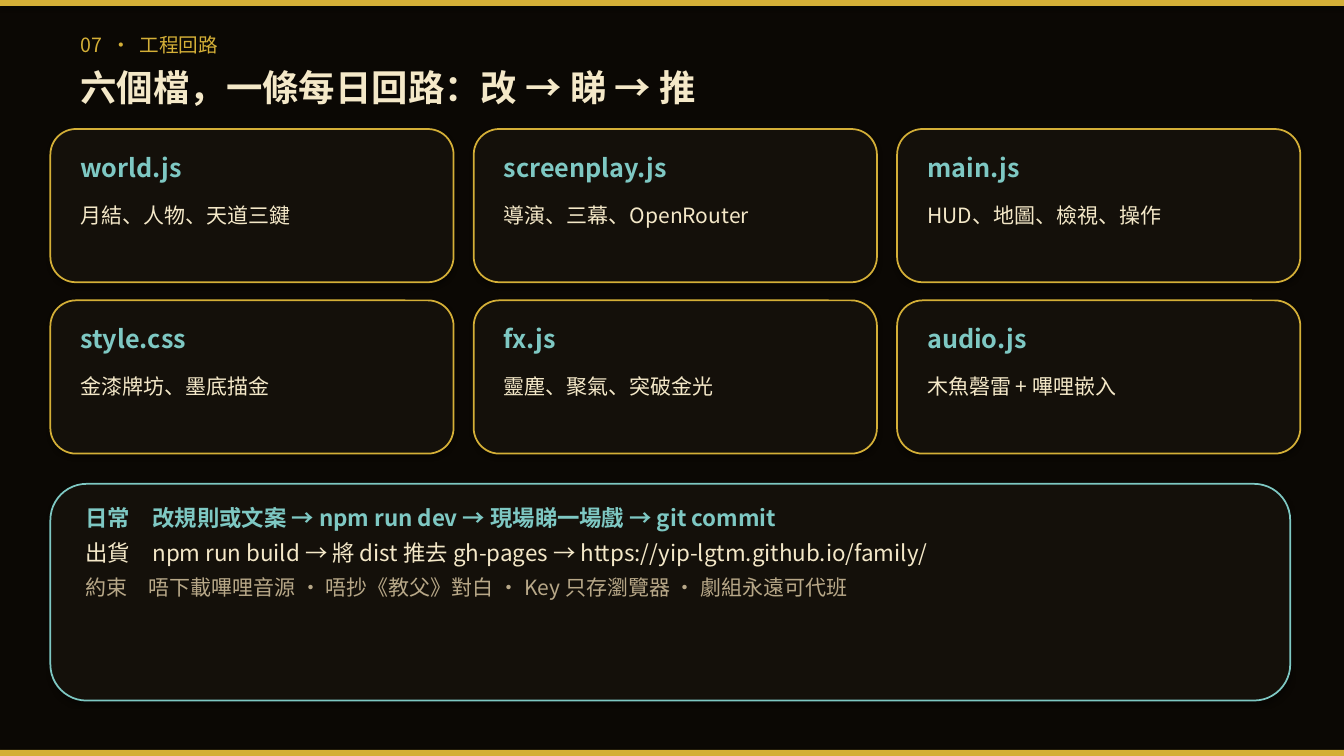
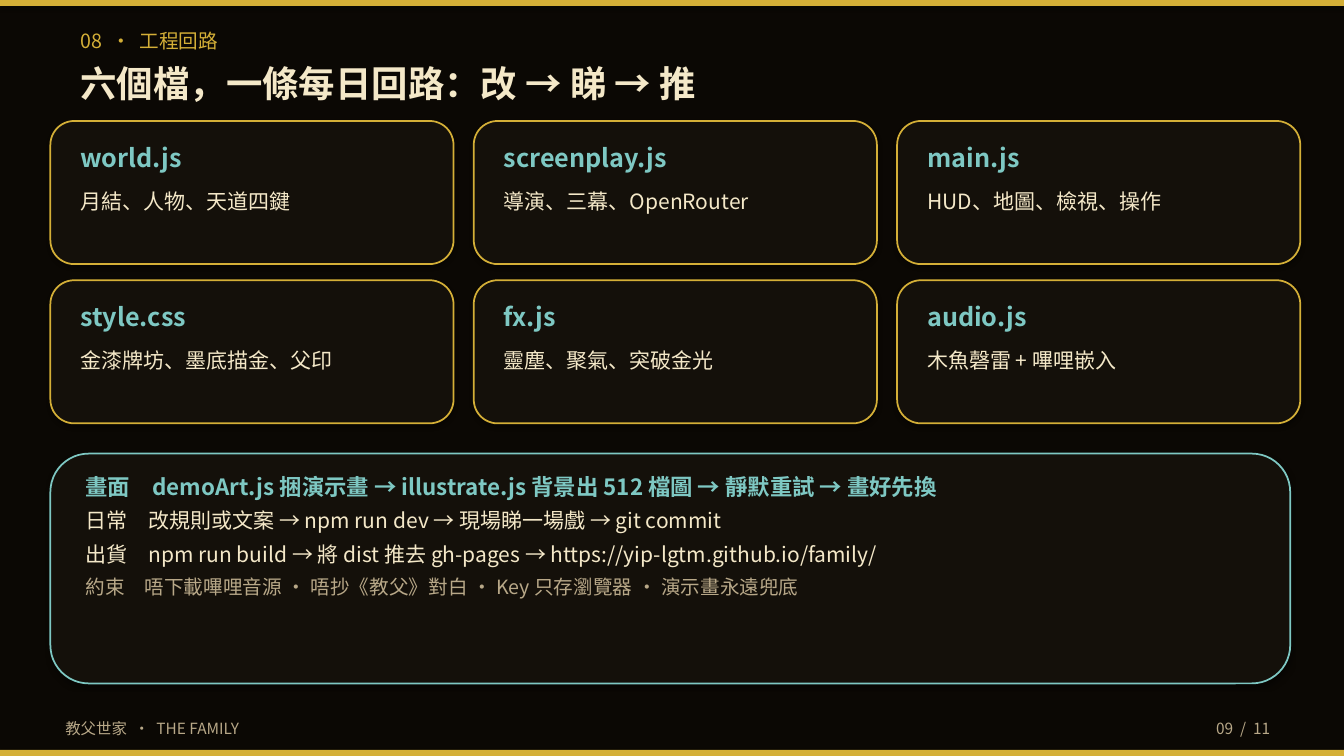
Before and after one commit to yip-lgtm/family, a slide deck: slide 9 of docs/教父世家-3分鐘簡報.pptx (slide 8 before the commit). Drawn at 1344x756 pixels with LibreOffice and Linux fonts; fonts in the diff are those of the drawing. Boxes give left, top, right and bottom in pixels: in the first picture for what was removed or moved away, otherwise in the second. Text is boxed around its words. In the diff, an @@ line names an element or a change of style, - is before the commit and + after.

```diff
--- a/docs/教父世家-3分鐘簡報.pptx
+++ b/docs/教父世家-3分鐘簡報.pptx
@@ text at [80, 31, 218, 50]: text changed @@
-07 · 工程回路
+08 · 工程回路
@@ rounded rectangle: place and size @@
-rounded rectangle at [50, 129, 454, 282]
+rounded rectangle at [50, 121, 454, 264]
@@ rounded rectangle: place and size @@
-rounded rectangle at [474, 129, 877, 282]
+rounded rectangle at [474, 121, 877, 264]
@@ rounded rectangle: place and size @@
-rounded rectangle at [897, 129, 1301, 282]
+rounded rectangle at [897, 121, 1301, 264]
@@ 3 texts: place and size @@
-3 texts at [80, 156, 1019, 183]
+3 texts at [80, 146, 1019, 173]
@@ text at [80, 191, 290, 211]: text changed @@
-月結、人物、天道三鍵
+月結、人物、天道四鍵
@@ text "導演、三幕、OpenRouter": place and size @@
-text "導演、三幕、OpenRouter" at [504, 205, 749, 228]
+text "導演、三幕、OpenRouter" at [504, 191, 749, 214]
@@ text "HUD、地圖、檢視、操作": place and size @@
-text "HUD、地圖、檢視、操作" at [927, 205, 1161, 225]
+text "HUD、地圖、檢視、操作" at [927, 191, 1161, 211]
@@ rounded rectangle: place and size @@
-rounded rectangle at [50, 300, 454, 454]
+rounded rectangle at [50, 280, 454, 423]
@@ rounded rectangle: place and size @@
-rounded rectangle at [474, 300, 877, 454]
+rounded rectangle at [474, 280, 877, 423]
@@ rounded rectangle: place and size @@
-rounded rectangle at [897, 300, 1301, 454]
+rounded rectangle at [897, 280, 1301, 423]
@@ 3 texts: place and size @@
-3 texts at [80, 327, 1027, 354]
+3 texts at [80, 305, 1027, 332]
@@ text at [80, 350, 332, 370]: text changed @@
-金漆牌坊、墨底描金
+金漆牌坊、墨底描金、父印
@@ text "靈塵、聚氣、突破金光": place and size @@
-text "靈塵、聚氣、突破金光" at [504, 376, 714, 396]
+text "靈塵、聚氣、突破金光" at [504, 350, 714, 370]
@@ text "木魚磬雷 + 嗶哩嵌入": place and size @@
-text "木魚磬雷 + 嗶哩嵌入" at [927, 376, 1116, 396]
+text "木魚磬雷 + 嗶哩嵌入" at [927, 350, 1116, 370]
@@ rounded rectangle: place and size @@
-rounded rectangle at [50, 484, 1291, 701]
+rounded rectangle at [50, 454, 1291, 684]
@@ text "畫面 demoArt.js 捆演示畫 → illustrate.js ...": place and size @@
-text "畫面 demoArt.js 捆演示畫 → illustrate.js ..." at [85, 507, 927, 600]
+text "畫面 demoArt.js 捆演示畫 → illustrate.js ..." at [85, 472, 936, 599]
@@ text at [85, 472, 936, 500]: paragraph added @@
+畫面 demoArt.js 捆演示畫 → illustrate.js 背景出 512 檔圖 → 靜默重試 → 畫好先換
@@ text at [85, 510, 877, 567]: size 16 to 15 pt in "日常 改規則或文案 → npm run dev → ...", "出貨 npm run build → 將 dist ..."; text colour #7EC8C3 to #F4E8C8, bold off in "日常 改規則或文案 → npm run dev → ..." @@
@@ text at [85, 577, 798, 599]: text changed; size 15 to 14 pt @@
-約束 唔下載嗶哩音源 · 唔抄《教父》對白 · Key 只存瀏覽器 · 劇組永遠可代班
+約束 唔下載嗶哩音源 · 唔抄《教父》對白 · Key 只存瀏覽器 · 演示畫永遠兜底
@@ text added at [65, 721, 239, 735], 11 pt, text #B8A888 @@
+教父世家 · THE FAMILY
@@ text added at [1216, 722, 1270, 734], 11 pt, text #B8A888 @@
+09 / 11
```
Also in this commit, not shown: 9 other slides changed, 1 slide added, 3 other files.
